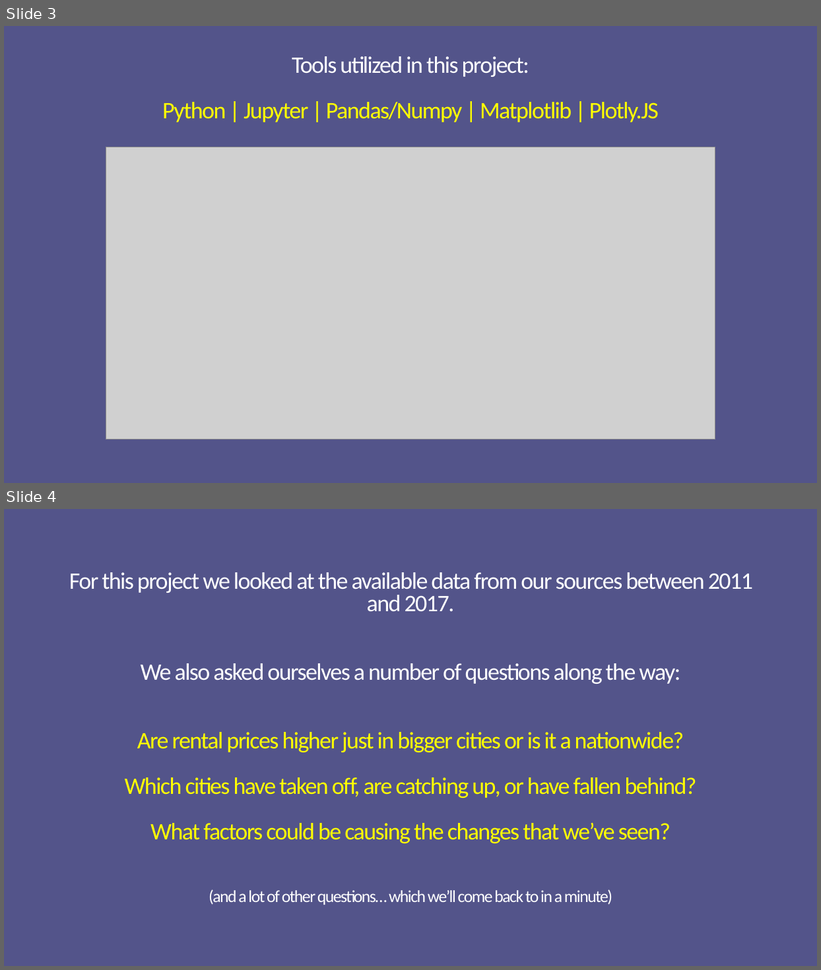
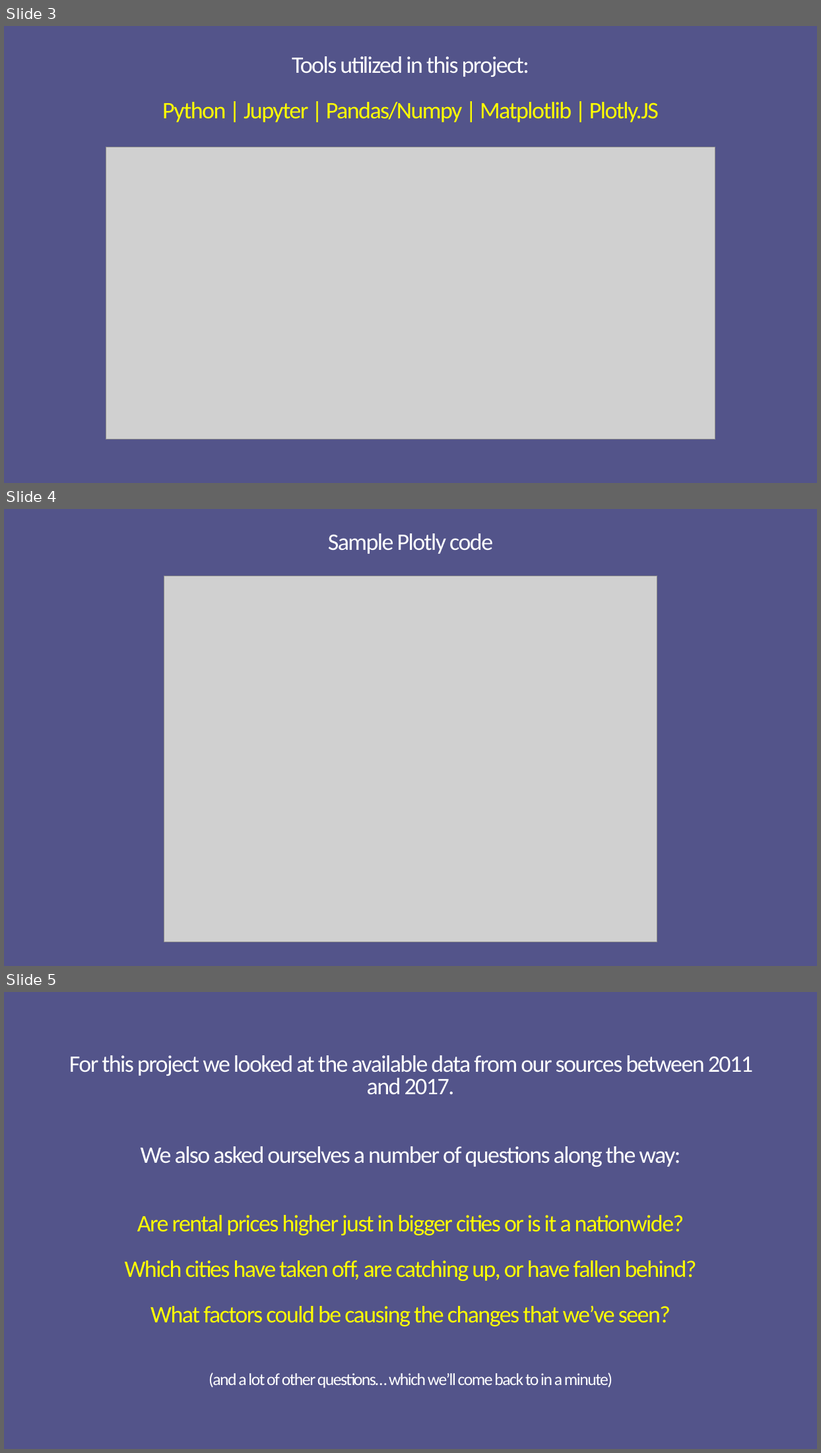
Before and after one commit to marcusmcb/group-project-1, a slide deck: resources/powerpoint/uci-rental-presentation.pptx. Shown one above the other, each under a label of ours: slides 3 and 4 before the commit, slides 3, 4 and 5 after it. The pictures are 821x970 and 821x1453 pixels, drawn with LibreOffice and Linux fonts; fonts in the diff are those of the drawing; grey boxes stand for pictures. Boxes give left, top, right and bottom in pixels: in the first picture for what was removed or moved away, otherwise in the second. Text is boxed around its words. In the diff, an @@ line names an element or a change of style, - is before the commit and + after.

```diff
--- a/resources/powerpoint/uci-rental-presentation.pptx
+++ b/resources/powerpoint/uci-rental-presentation.pptx
@@ slide 4 added at [4,509,817,966], background #53548A @@
@@ title added at [328,533,493,554], 28 pt, text #FFFFFF @@
+Sample Plotly code
@@ picture added at [164,576,657,943] @@
@@ what was slide 4 is now slide 5 @@
```
Also in this commit, not shown: 2 slides changed.
